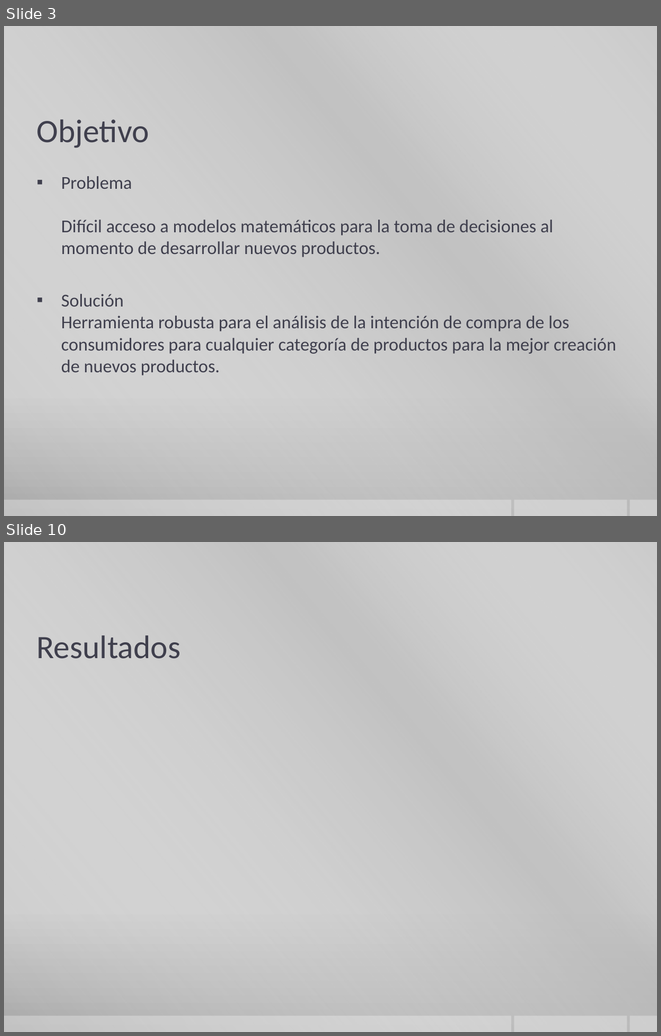
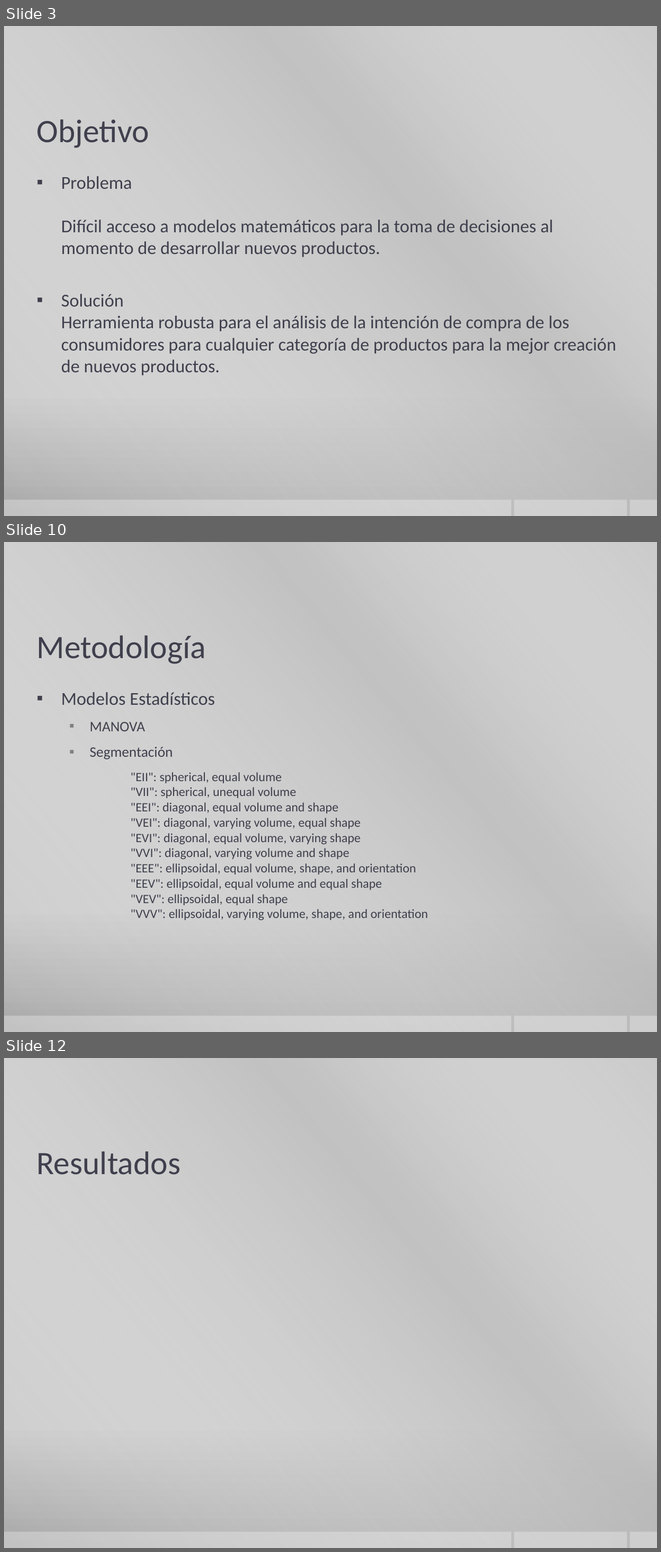
Before and after one commit to juancamilo87/segmart, a slide deck: SegMart/docs/Presentación Sustentación.pptx. Shown one above the other, each under a label of ours: slides 3 and 10 before the commit, slides 3, 10 and 12 after it; the slides between them are not shown. The pictures are 661x1036 and 661x1552 pixels, drawn with LibreOffice and Linux fonts; fonts in the diff are those of the drawing; background and template pictures are left out. Boxes give left, top, right and bottom in pixels: in the first picture for what was removed or moved away, otherwise in the second. Text is boxed around its words. In the diff, an @@ line names an element or a change of style, - is before the commit and + after.

```diff
--- a/SegMart/docs/Presentación Sustentación.pptx
+++ b/SegMart/docs/Presentación Sustentación.pptx
@@ slide 10 added at bbox=[4, 542, 657, 1032], background gradient #CBCBCB to #C8C8C8 to #A7A7A7; not listed: 4 template elements that a slide beside it also shows @@
@@ title added at bbox=[37, 635, 206, 664], 36 pt, text #3F3F4D @@
+Metodología
@@ text added at bbox=[61, 692, 428, 920], 14 pt, text #3F3F4D @@
+▪ Modelos Estadísticos
+  ▪ MANOVA
+  ▪ Segmentación
+      "EII": spherical, equal volume
+      "VII": spherical, unequal volume
+      "EEI": diagonal, equal volume and shape
+      "VEI": diagonal, varying volume, equal shape
+      "EVI": diagonal, equal volume, varying shape
+      "VVI": diagonal, varying volume and shape
+      "EEE": ellipsoidal, equal volume, shape, and orientation
+      "EEV": ellipsoidal, equal volume and equal shape
+      "VEV": ellipsoidal, equal shape
+      "VVV": ellipsoidal, varying volume, shape, and orientation
@@ what was slide 10 is now slide 12 @@
```
Also in this commit, not shown: 5 slides changed, 4 other slides added, 2 slides removed.
